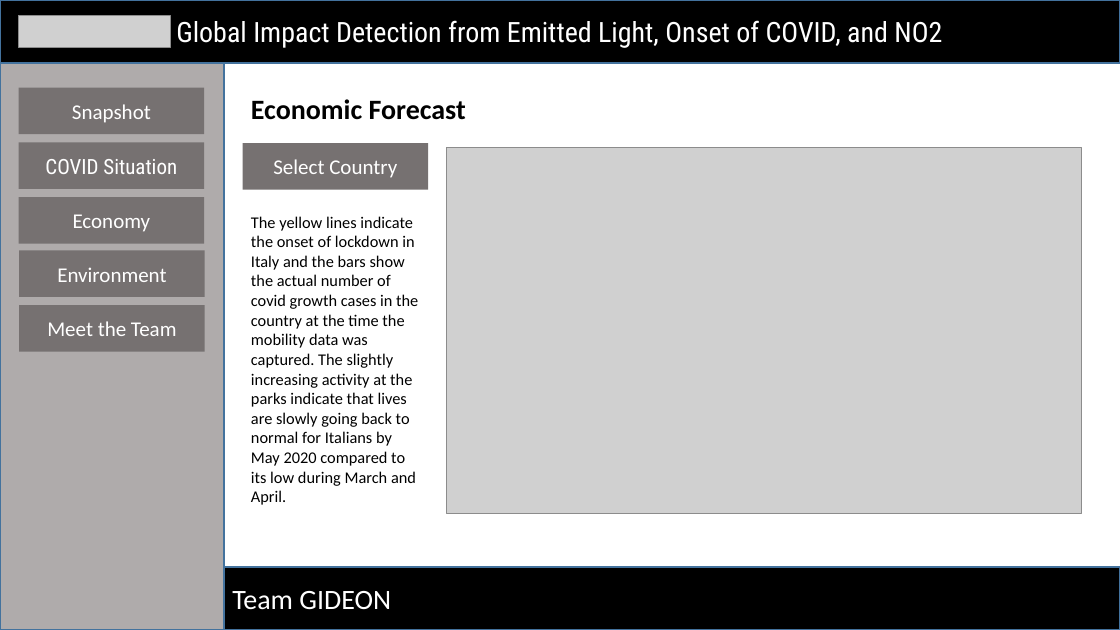
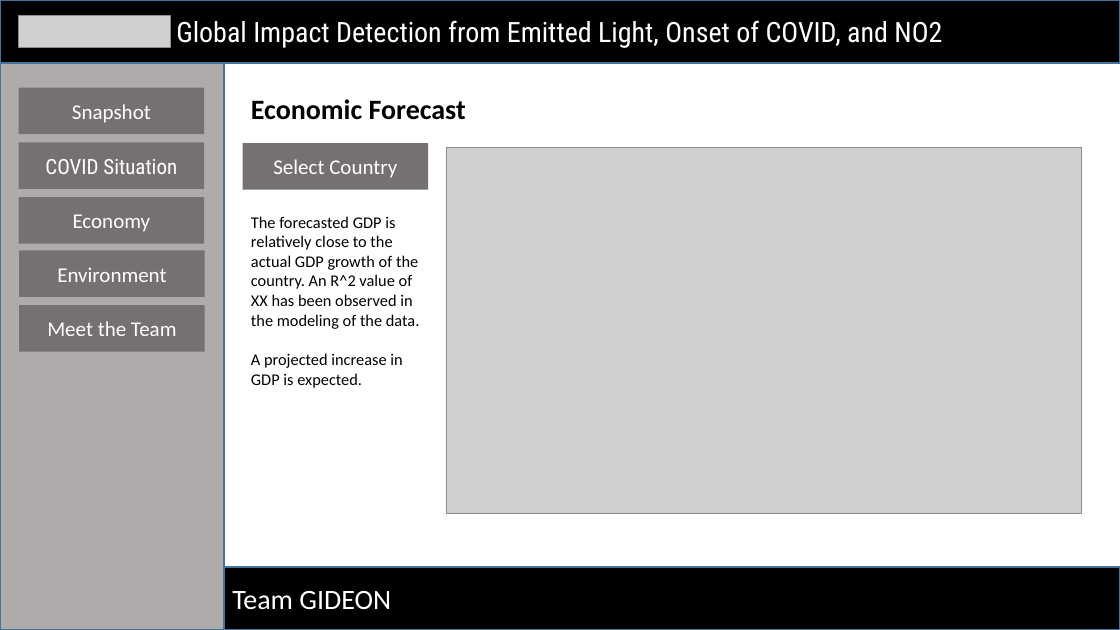
Before and after one commit to docligot/gqueers_space_apps, a slide deck: slide 3 of 5-slide-requirement_GIDEON.pptx. Drawn at 1120x630 pixels with LibreOffice and Linux fonts; fonts in the diff are those of the drawing; grey boxes stand for pictures. Boxes give left, top, right and bottom in pixels: in the first picture for what was removed or moved away, otherwise in the second. Text is boxed around its words. In the diff, an @@ line names an element or a change of style, - is before the commit and + after.

```diff
--- a/5-slide-requirement_GIDEON.pptx
+++ b/5-slide-requirement_GIDEON.pptx
@@ text at [251,216,420,388]: text changed @@
-The yellow lines indicate the onset of lockdown in Italy and the bars show the actual number of covid growth cases in the country at the time the mobility data was captured. The slightly increasing activity at the parks indicate that lives are slowly going back to normal for Italians by May 2020 compared to its low during March and April.
+The forecasted GDP is relatively close to the actual GDP growth of the country. An R^2 value of XX has been observed in the modeling of the data.
+A projected increase in GDP is expected.
```
Also in this commit, not shown: 4 other slides changed.
